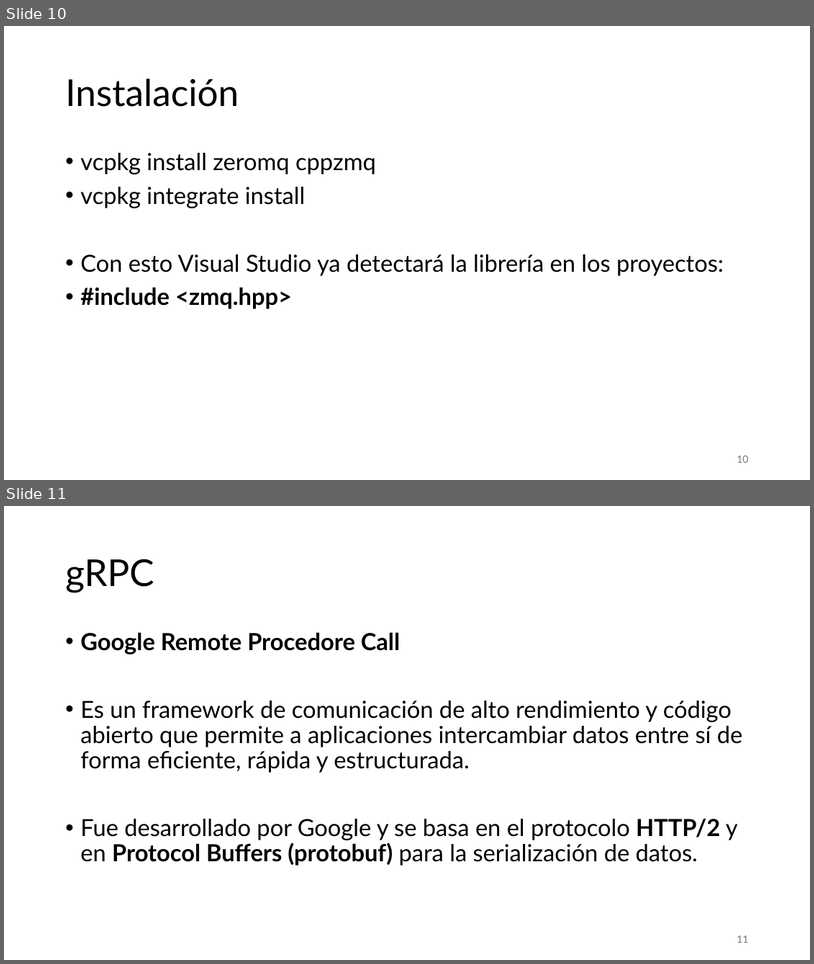
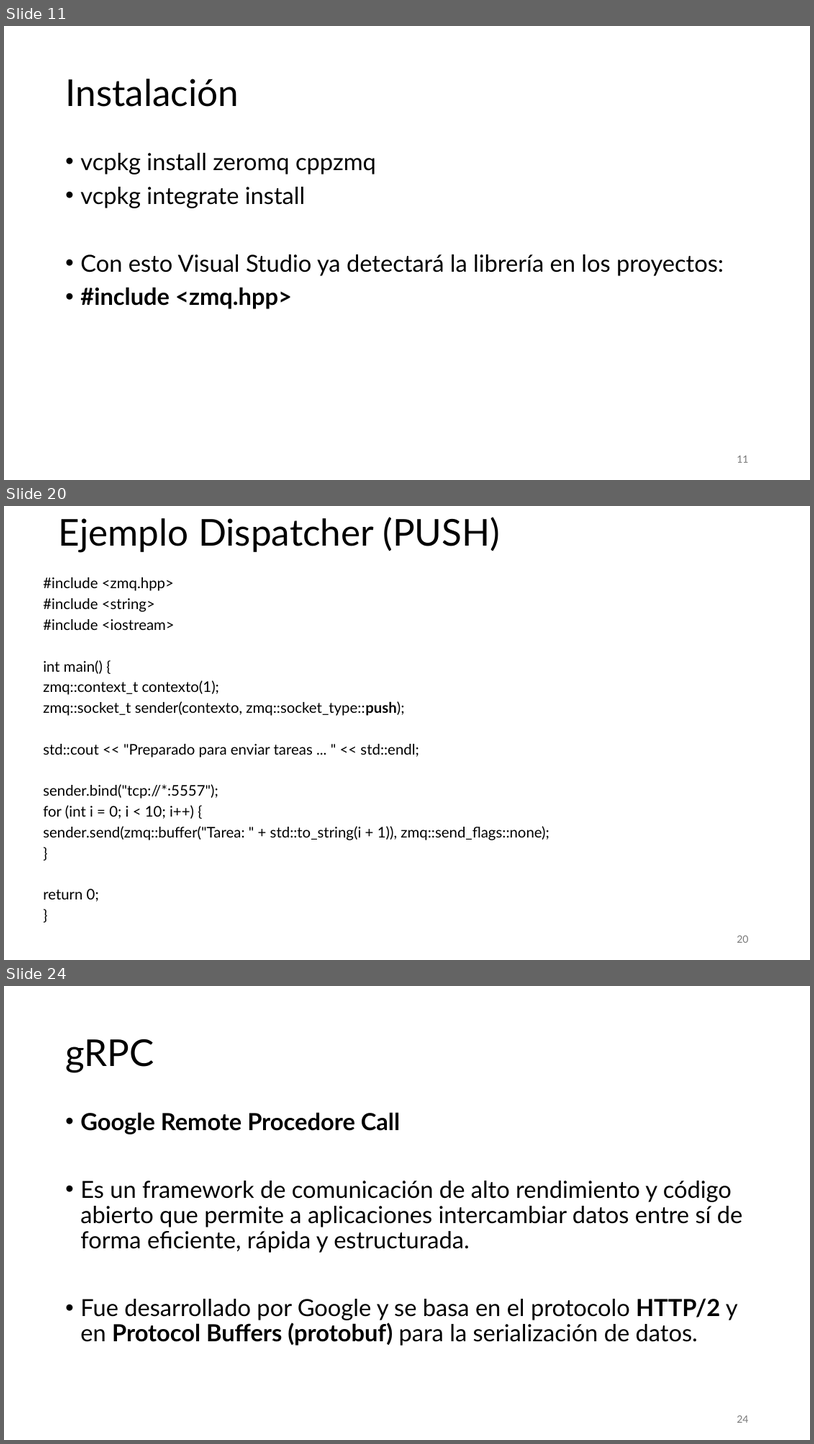
Before and after one commit to aldebarran22/CURSO_CPP_SERVICIOS_30H, a slide deck: doc/3_Comunicacion_microservicios_C++.pptx. Shown one above the other, each under a label of ours: slides 10 and 11 before the commit, slides 11, 20 and 24 after it; the slides between them are not shown. The pictures are 814x964 and 814x1444 pixels, drawn with LibreOffice and Linux fonts; fonts in the diff are those of the drawing. Boxes give left, top, right and bottom in pixels: in the first picture for what was removed or moved away, otherwise in the second. Text is boxed around its words. In the diff, an @@ line names an element or a change of style, - is before the commit and + after.

```diff
--- a/doc/3_Comunicacion_microservicios_C++.pptx
+++ b/doc/3_Comunicacion_microservicios_C++.pptx
@@ slide 20 added at (x1=4, y1=506, x2=810, y2=960), background #FFFFFF @@
@@ title added at (x1=59, y1=517, x2=500, y2=553), 44 pt, text #000000 @@
+Ejemplo Dispatcher (PUSH)
@@ text added at (x1=43, y1=577, x2=550, y2=901), 17.5 pt, text #000000 @@
+#include <zmq.hpp>
+#include <string>
+#include <iostream>
+int main() {
+zmq::context_t contexto(1);
+zmq::socket_t sender(contexto, zmq::socket_type::push);
+std::cout << "Preparado para enviar tareas ... " << std::endl;
+sender.bind("tcp://*:5557");
+for (int i = 0; i < 10; i++) {
+sender.send(zmq::buffer("Tarea: " + std::to_string(i + 1)), zmq::send_flags::none);
+}
+return 0;
+}
@@ page number added at (x1=737, y1=935, x2=748, y2=942), 12 pt, text #797979 @@
+20
@@ what was slide 10 is now slide 11 @@
@@ page number at (x1=737, y1=455, x2=748, y2=462): text changed @@
-10
+11
@@ what was slide 11 is now slide 24 @@
@@ page number at (x1=737, y1=1415, x2=748, y2=1422): text changed @@
-11
+24
```
Also in this commit, not shown: 3 slides changed, 14 other slides added, 31 other files.
